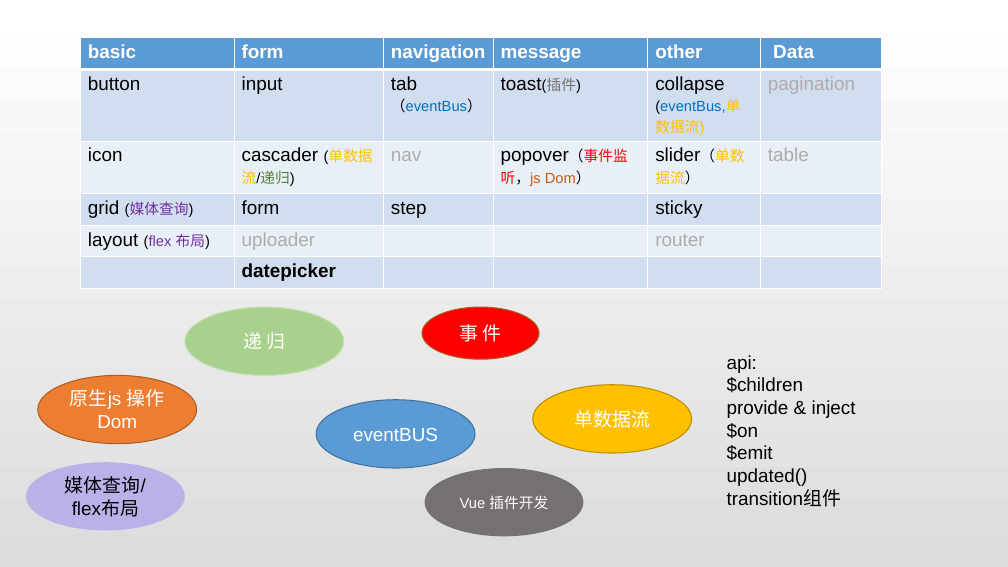
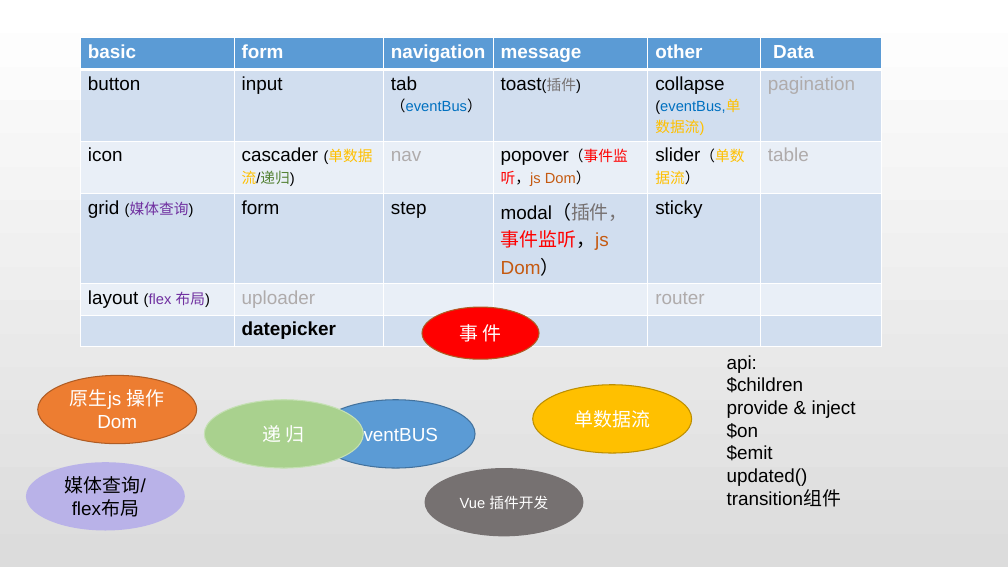
Before and after one commit to Firenzia/sakura-ui, a slide deck: slide 2 of note/UI总结.pptx. Drawn at 1008x567 pixels with LibreOffice and Linux fonts; fonts in the diff are those of the drawing. Boxes give left, top, right and bottom in pixels: in the first picture for what was removed or moved away, otherwise in the second. Text is boxed around its words. In the diff, an @@ line names an element or a change of style, - is before the commit and + after.

```diff
--- a/note/UI总结.pptx
+++ b/note/UI总结.pptx
@@ table at (80, 38, 882, 343) @@
-row 4, column 4: 
+row 4, column 4: modal（插件，事件监听，js Dom）
@@ ellipse "递 归": place and size @@
-ellipse "递 归" at (185, 307, 344, 375)
+ellipse "递 归" at (204, 400, 363, 468)
```
Also in this commit, not shown: 7 other files.
